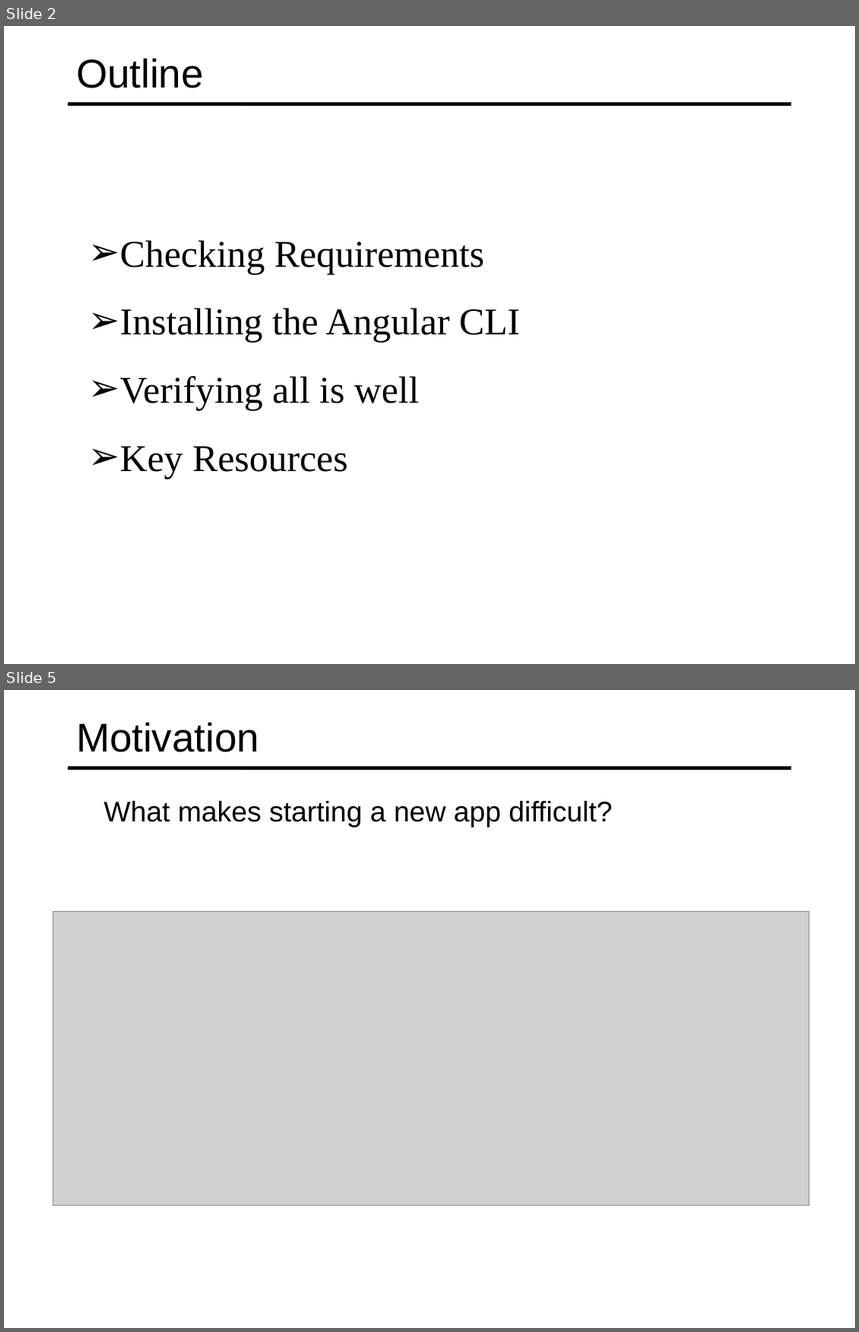
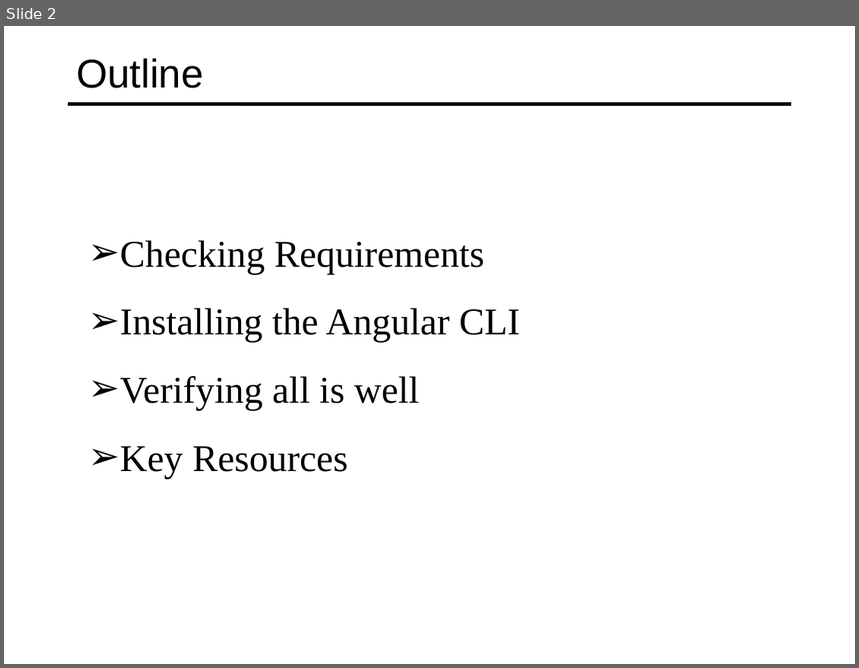
Before and after one commit to specter01wj/Jago_Link_Training, a slide deck: Angular/Angular7/Angular CLI/2.Angular CLI Setup and Verification/L2_Angular CLI Setup and Verification.ppt. Shown one above the other, each under a label of ours: slides 2 and 5 before the commit, slide 2 after it; the slides between them are not shown. The pictures are 859x1332 and 859x668 pixels, drawn with LibreOffice and Linux fonts; fonts in the diff are those of the drawing; grey boxes stand for pictures. Boxes give left, top, right and bottom in pixels: in the first picture for what was removed or moved away, otherwise in the second. Text is boxed around its words. In the diff, an @@ line names an element or a change of style, - is before the commit and + after.

```diff
--- a/Angular/Angular7/Angular CLI/2.Angular CLI Setup and Verification/L2_Angular CLI Setup and Verification.ppt
+++ b/Angular/Angular7/Angular CLI/2.Angular CLI Setup and Verification/L2_Angular CLI Setup and Verification.ppt
@@ slide 5 removed at (4,690,855,1328), background #FFFFFF; not listed: 1 template element that a slide beside it also shows @@
@@ title removed at (76,722,259,752) @@
-Motivation
@@ text removed at (104,801,612,828) @@
-  What makes starting a new app difficult?
@@ picture removed at (53,912,810,1206) @@
```
Also in this commit, not shown: 1 slide changed, 3 slides added, 5 other slides removed, 4 other files.
